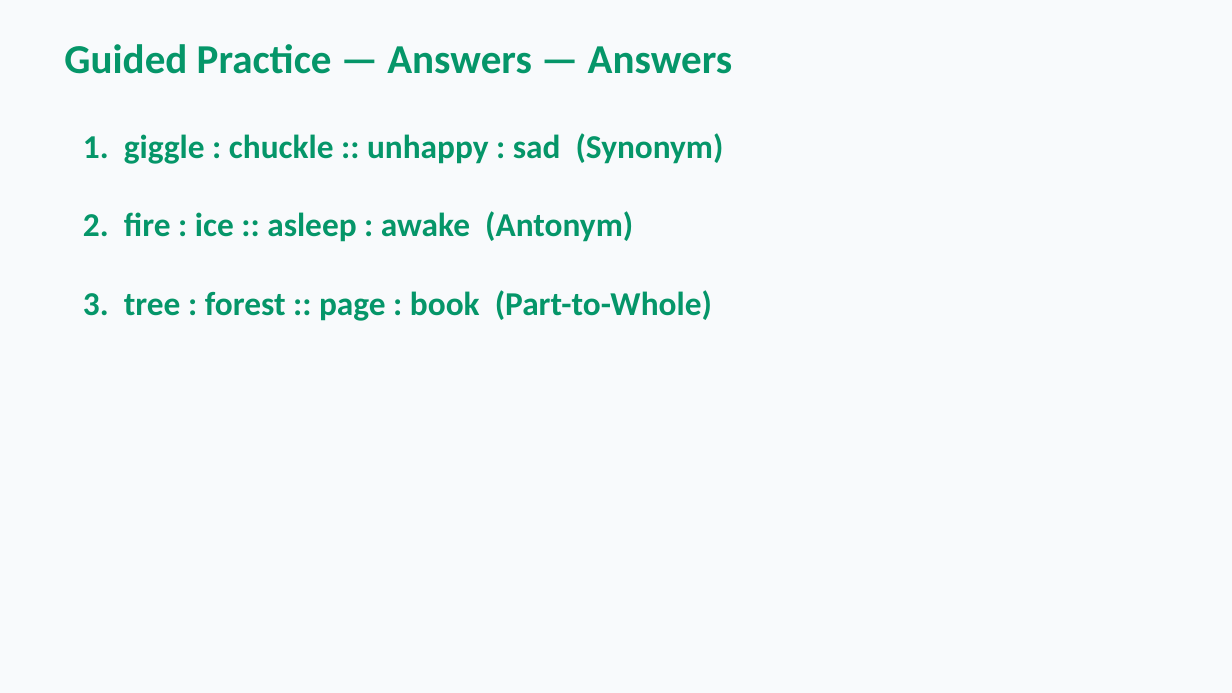
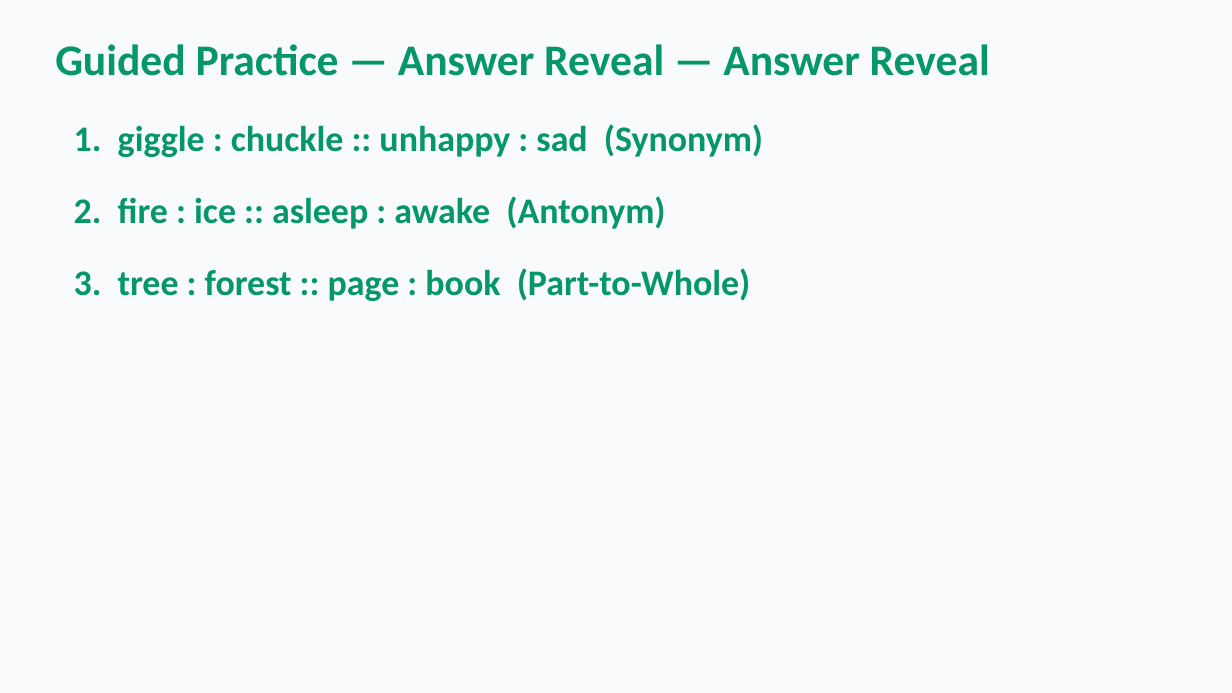
Before and after one commit to owenreagan-cyber/shurley-packet-system, a slide deck: slide 6 of exports/teacher-resource-packs/Shurley_Chapter_1_Teacher_Resource_Pack/05_Presentations/Ch.1_Lesson_4_Analogies.pptx (slide 7 before the commit). Drawn at 1232x693 pixels with LibreOffice and Linux fonts; fonts in the diff are those of the drawing. Boxes give left, top, right and bottom in pixels: in the first picture for what was removed or moved away, otherwise in the second. Text is boxed around its words. In the diff, an @@ line names an element or a change of style, - is before the commit and + after.

```diff
--- a/exports/teacher-resource-packs/Shurley_Chapter_1_Teacher_Resource_Pack/05_Presentations/Ch.1_Lesson_4_Analogies.pptx
+++ b/exports/teacher-resource-packs/Shurley_Chapter_1_Teacher_Resource_Pack/05_Presentations/Ch.1_Lesson_4_Analogies.pptx
@@ text at (55,44,990,76): text changed; size 32 to 34 pt @@
-Guided Practice — Answers — Answers
+Guided Practice — Answer Reveal — Answer Reveal
@@ text "1. giggle : chuckle :: ...": place and size @@
-text "1. giggle : chuckle :: ..." at (83,133,724,164)
+text "1. giggle : chuckle :: ..." at (74,124,763,157)
@@ text "2. fire : ice :: ...": place and size @@
-text "2. fire : ice :: ..." at (83,211,633,242)
+text "2. fire : ice :: ..." at (74,196,665,229)
@@ size 26 to 28 pt in 3 elements at (74,124,763,157), (74,196,665,229), (74,268,751,301) @@
@@ text "3. tree : forest :: ...": place and size @@
-text "3. tree : forest :: ..." at (83,290,712,321)
+text "3. tree : forest :: ..." at (74,268,751,301)
```
Also in this commit, not shown: 4 other slides changed, 2 slides added, 4 slides removed, 35 other files.
